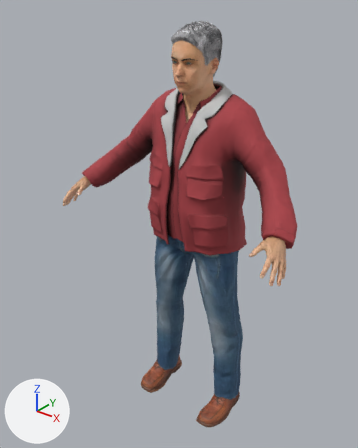
One commit to the glTF model public/life/assets/cast/grandfather.glb: the scene before it, then after it.
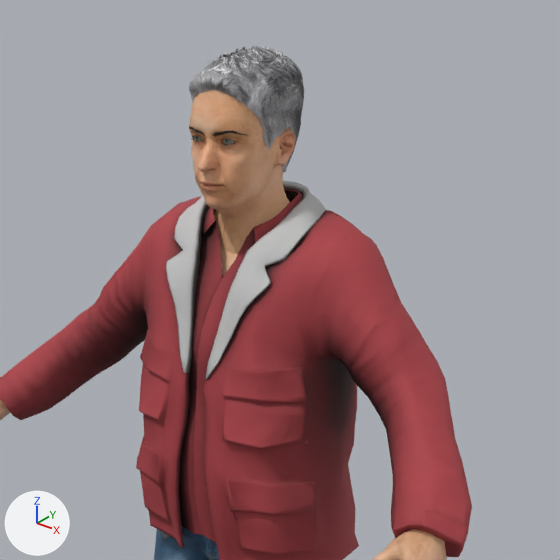
Each version is shown whole from a camera (50 mm lens) standing at (1.129, -1.561, 1.837) and looking at (-0.047, -0.091, 0.925), then close up on the part from 24% to 94% of the width and 0% to 56% of the height. Lighting does not change. The marker at lower left points along +X, +Y and +Z. The first two pictures are the older version. Vertices at exactly the same position are counted once.

Objects in the first close-up: 'Body', 'Clothes', 'Hair', 'Head' and 2 more.
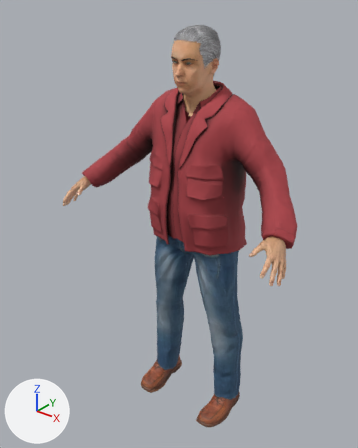
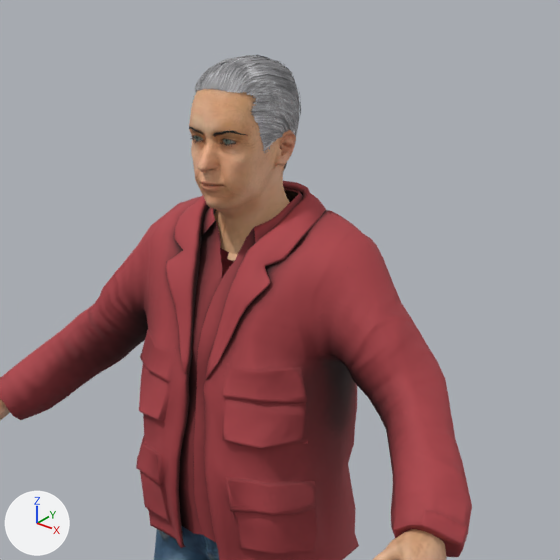
Changed parts and their boxes (x1, y1, x2, y2) in the close-ups (560 x 560 px; the box of a moved part takes in the faces that stretch with it):
```json
{"object": "Hair", "change": "surface changed, reshaped", "before": [189, 46, 304, 173], "after": [193, 55, 301, 171], "on screen": "6% narrower, 9% shorter"}
{"part": 1, "of": "me_grandfather_body", "change": "deleted", "before": [220, 248, 234, 275], "on screen": "mostly hidden"}
{"part": 2, "of": "me_grandfather_clothes", "change": "recoloured", "before": [166, 181, 326, 379], "after": [166, 181, 326, 379], "on screen": "grey to brown"}
{"part": 3, "of": "me_grandfather_hair", "change": "rebuilt", "before": [262, 91, 303, 117], "after": [254, 99, 297, 120]}
{"part": 4, "of": "me_grandfather_hair", "change": "deleted", "before": [210, 46, 302, 92]}
{"part": 5, "of": "me_grandfather_hair", "change": "moved or reshaped", "before": [189, 46, 304, 173], "after": [193, 55, 301, 171]}
```

Edits to the scene script, one JSON object a line:
```json
{"op": "add", "block": "img_short04_diffuse", "code": ["img_short04_diffuse = load_image('short04_diffuse', '_unpacked/short04_diffuse', 512, 512, 'sRGB')"]}
{"block": "mat_grandfather_hair", "where": "n4 = _N.new('ShaderNodeTexImage'); n4.name = 'Image Texture'"}
{"op": "set", "path": "n4.image", "old": "img_short01_diffuse", "new": "img_short04_diffuse"}
{"block": "me_grandfather_body", "where": "# used by ob_body; location = (0.0, 0.0, 0.0)"}
{"op": "remove", "block": "me_grandfather_body", "code": "me_grandfather_body.from_pydata(...)  # 3582 vertices, 6988 faces; spans x -0.531..0.531, y -0.341..0.051, z 0.16..1.425"}
{"op": "add", "block": "me_grandfather_body", "code": "me_grandfather_body.from_pydata(...)  # 3465 vertices, 6650 faces; spans x -0.531..0.531, y -0.341..0.051, z 0.16..1.424"}
{"block": "me_grandfather_body", "change": "me_grandfather_body part 1: 37 vertices removed from x -0.145..0.145, y -0.096..-0.031, z 1.361..1.425"}
{"block": "me_grandfather_body", "change": "other edits to the shape of me_grandfather_body do not show in these pictures"}
{"block": "me_grandfather_clothes", "where": "me_grandfather_clothes.from_pydata(...)  # 3195 vertices, 5996 faces; spans x -0.514..0.514, y -0.239..0.151, z 0.064..1.501"}
{"block": "me_grandfather_clothes", "where": "# used by ob_clothes; location = (0.0, 0.0, 0.0)"}
{"block": "me_grandfather_clothes", "change": "me_grandfather_clothes part 2: 468 faces spanning x -0.128..0.128, y -0.181..0.078, z 1.207..1.501 switch from mat_grandfather_clothes_0 to mat_tint_top"}
{"block": "me_grandfather_hair", "where": "# used by ob_hair; location = (0.0, 0.0, 0.0)"}
{"op": "remove", "block": "me_grandfather_hair", "code": "me_grandfather_hair.from_pydata(...)  # 2984 vertices, 3678 faces; spans x -0.077..0.076, y -0.144..0.063, z 1.514..1.717"}
{"op": "add", "block": "me_grandfather_hair", "code": "me_grandfather_hair.from_pydata(...)  # 865 vertices, 1050 faces; spans x -0.076..0.077, y -0.138..0.059, z 1.503..1.704"}
{"block": "me_grandfather_hair", "change": "me_grandfather_hair part 3: the loose piece of 28 vertices spanning x 0.057..0.076, y -0.113..0.029, z 1.603..1.666 is rebuilt with 16 vertices and now spans x 0.048..0.075, y -0.126..-0.008, z 1.608..1.647"}
{"block": "me_grandfather_hair", "change": "me_grandfather_hair part 4: 189 loose pieces with 1676 vertices, spanning x -0.074..0.069, y -0.144..0.063, z 1.619..1.717, are deleted"}
{"block": "me_grandfather_hair", "change": "me_grandfather_hair part 5: 1250 vertices removed from x -0.076..0.074, y -0.144..0.057, z 1.514..1.717; 827 vertices added at x -0.076..0.077, y -0.138..0.059, z 1.503..1.704"}
{"block": "me_grandfather_hair", "change": "other edits to the shape of me_grandfather_hair do not show in these pictures"}
```
